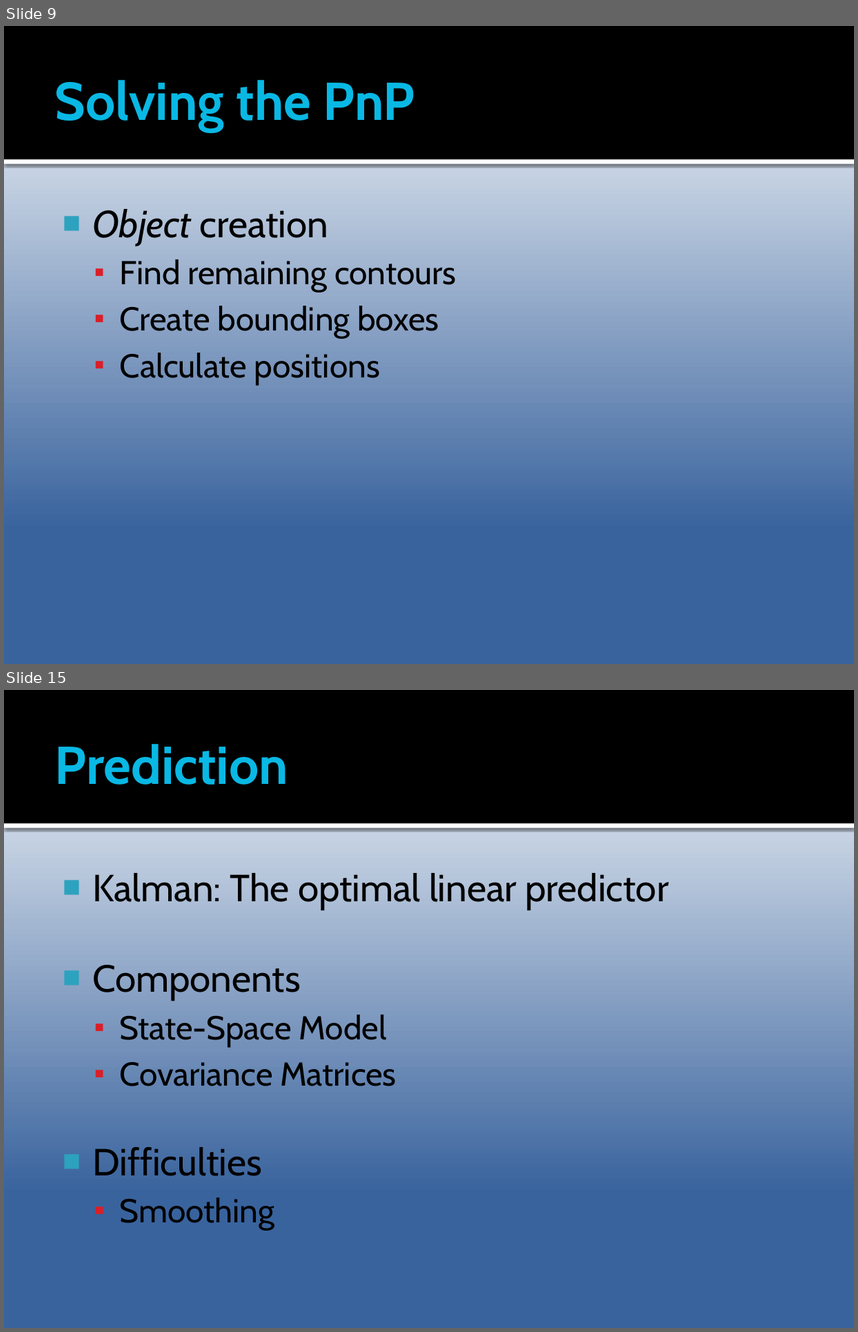
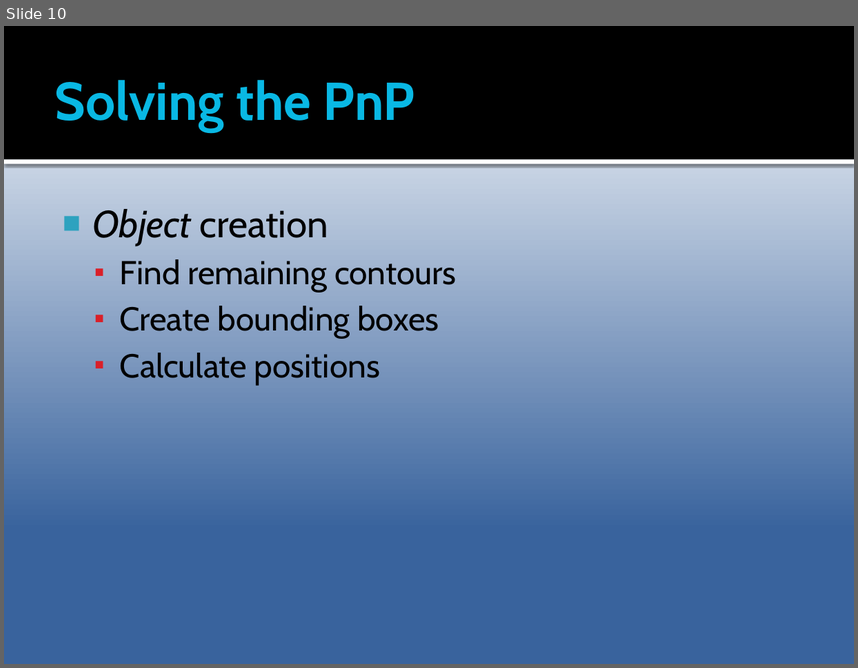
Before and after one commit to Epipolarna/Tracking, a slide deck: 3D Reconstruction/Documentation/TSBB15prez.pptx. Shown one above the other, each under a label of ours: slides 9 and 15 before the commit, slide 10 after it; the slides between them are not shown. The pictures are 858x1332 and 858x668 pixels, drawn with LibreOffice and Linux fonts; fonts in the diff are those of the drawing. Boxes give left, top, right and bottom in pixels: in the first picture for what was removed or moved away, otherwise in the second. Text is boxed around its words. In the diff, an @@ line names an element or a change of style, - is before the commit and + after.

```diff
--- a/3D Reconstruction/Documentation/TSBB15prez.pptx
+++ b/3D Reconstruction/Documentation/TSBB15prez.pptx
@@ slide 15 removed at [4,690,854,1328], background gradient #FFFFFF to #39639D; not listed: 2 template elements that a slide beside it also shows @@
@@ title removed at [55,744,288,785] @@
-Prediction
@@ text removed at [92,873,668,1230] @@
-■ Kalman: The optimal linear predictor
-■ Components
-  ▪ State-Space Model
-  ▪ Covariance Matrices
-■ Difficulties
-  ▪ Smoothing
@@ what was slide 9 is now slide 10 @@
```
Also in this commit, not shown: 2 slides changed, 5 slides added, 10 other slides removed.
